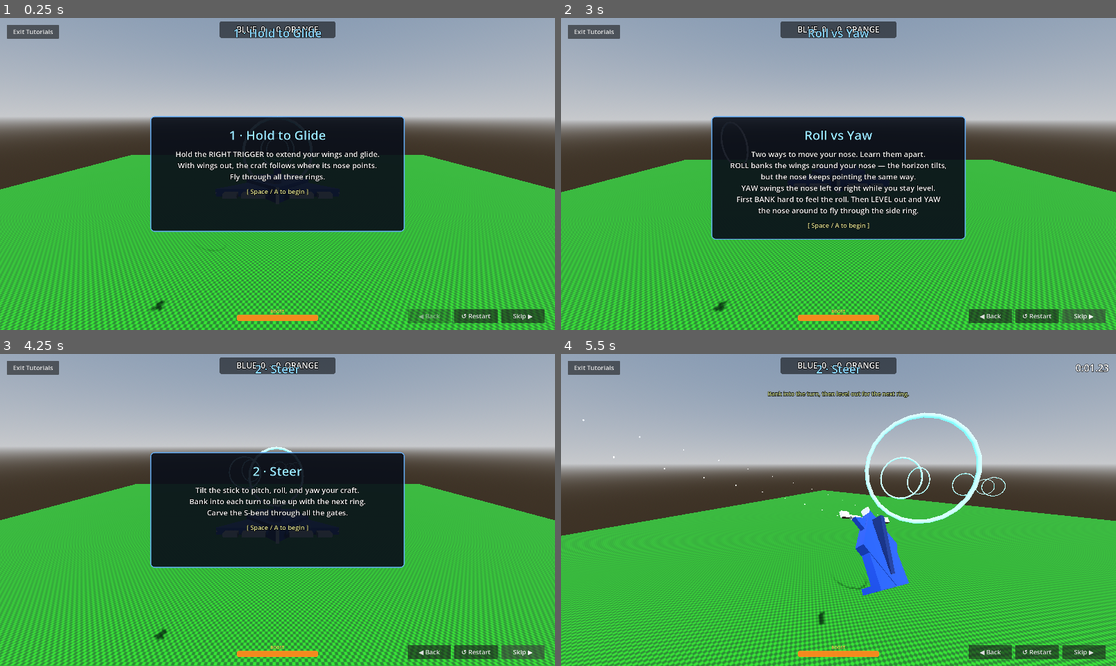
Above: before the commit, frames 1-4 (two rows, left to right).
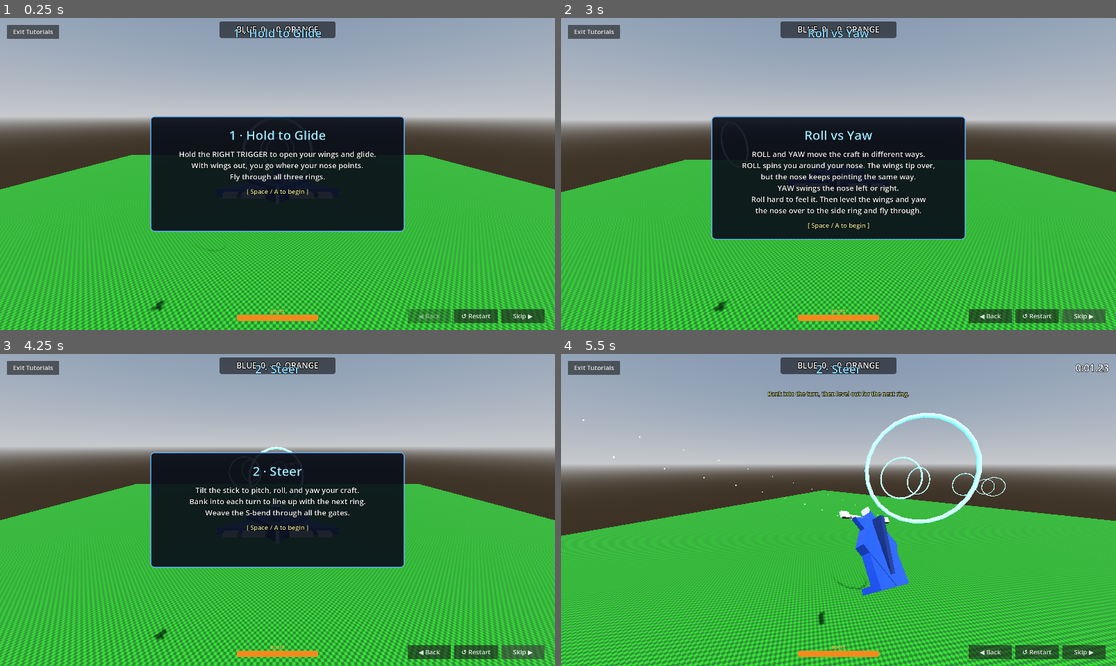
Above: after the commit, the same moments.

Repository: westonkelliher/glider
Game: Godot game, scene res://tutorial/tutorial.tscn
The game is run twice, just before and just after one commit, with the same random seed, the same clock (stepped at 60 frames per second) and the same inputs. This scene is started directly instead of the project's main scene.
Inputs (mouse positions are in pixels of both pictures, inside the frame that each line leads up to):
- Up to frame 1 (0.25 s): no input
- Up to frame 2 (3 s): click "↺ Restart" at 0.5 s; click "↺ Restart" at 1.25 s; click "↺ Restart" at 2 s; click "Skip ▶" at 2.75 s
- Up to frame 3 (4.25 s): click "Skip ▶" at 3.5 s
- Up to frame 4 (5.5 s): tap Enter (ui_accept) at 4.25, 4.52, 5.27 s; move the mouse to (960, 494) at 4.27 s; hold D (move_right) 4.28-5.03 s; hold Right mouse button (boost) 4.28-5.03 s; click (960, 494) at 4.42 s; tap Space (launch) at 4.55, 5.1 s; move the mouse to (810, 510) at 5.02 s; hold W (move_forward) from 5.03 s (still down); right-click (810, 510) at 5.3 s

The runs differ from the first frame. In frame 1, 0.8% of the frame differs, in the area x 31-69%, y 42-49%; in frame 2, 1.8%, in the area x 30-70%, y 42-64%; in frame 3, 0.3%; in frame 4, nothing differs.

Commit message:
Rewrite tutorial text in plain, direct language (less AI-sounding)
Co-Authored-By: Claude Opus 4.8 (1M context) <noreply@anthropic.com>

Diff:
--- a/tutorial/stages/stage_01_grip.gd
+++ b/tutorial/stages/stage_01_grip.gd
@@ -16,8 +16,8 @@
 
 func intro_lines() -> Array[String]:
 	return [
-		"Hold the RIGHT TRIGGER to extend your wings and glide.",
-		"With wings out, the craft follows where its nose points.",
+		"Hold the RIGHT TRIGGER to open your wings and glide.",
+		"With wings out, you go where your nose points.",
 		"Fly through all three rings.",
 	]
 
--- a/tutorial/stages/stage_02_roll_yaw.gd
+++ b/tutorial/stages/stage_02_roll_yaw.gd
@@ -35,12 +35,12 @@
 
 func intro_lines() -> Array[String]:
 	return [
-		"Two ways to move your nose. Learn them apart.",
-		"ROLL banks the wings around your nose — the horizon tilts,",
+		"ROLL and YAW move the craft in different ways.",
+		"ROLL spins you around your nose. The wings tip over,",
 		"but the nose keeps pointing the same way.",
-		"YAW swings the nose left or right while you stay level.",
-		"First BANK hard to feel the roll. Then LEVEL out and YAW",
-		"the nose around to fly through the side ring.",
+		"YAW swings the nose left or right.",
+		"Roll hard to feel it. Then level the wings and yaw",
+		"the nose over to the side ring and fly through.",
 	]
 
 
@@ -71,7 +71,7 @@
 	var nose: Vector3 = -glider.global_transform.basis.z.normalized()
 	glider.velocity = nose * SPEED
 	glider.pot_height = glider.global_position.y + SPEED * SPEED / (2.0 * Glider.G)
-	ui.set_hint("ROLL: tilt the stick to bank your wings. Watch the horizon tip.")
+	ui.set_hint("Roll: tilt the stick. The craft spins around its nose.")
 
 
 func update(_delta: float) -> void:
@@ -84,13 +84,13 @@
 		Phase.ROLL:
 			if bank >= ROLL_TARGET_DEG:
 				_phase = Phase.LEVEL
-				ui.set_hint("Good bank! Now LEVEL the wings out (horizon flat).")
+				ui.set_hint("Good roll! Now level the wings out.")
 				_update_objective()
 		Phase.LEVEL:
 			if bank <= LEVEL_DEG:
 				_phase = Phase.YAW
 				_goal.set_color(Color(0.25, 0.8, 1.0))
-				ui.set_hint("YAW: swing the nose toward the side ring and fly through it.")
+				ui.set_hint("Yaw: swing the nose to the side ring and fly through.")
 				_update_objective()
 		Phase.YAW:
 			if _passed:
@@ -111,7 +111,7 @@
 func _update_objective() -> void:
 	match _phase:
 		Phase.ROLL:
-			ui.set_objective("1. BANK past %d°  (roll the wings)" % int(ROLL_TARGET_DEG))
+			ui.set_objective("1. ROLL past %d°" % int(ROLL_TARGET_DEG))
 		Phase.LEVEL:
 			ui.set_objective("2. LEVEL the wings  (under %d°)" % int(LEVEL_DEG))
 		Phase.YAW:
--- a/tutorial/stages/stage_02_steer.gd
+++ b/tutorial/stages/stage_02_steer.gd
@@ -19,7 +19,7 @@
 	return [
 		"Tilt the stick to pitch, roll, and yaw your craft.",
 		"Bank into each turn to line up with the next ring.",
-		"Carve the S-bend through all the gates.",
+		"Weave the S-bend through all the gates.",
 	]
 
 
--- a/tutorial/stages/stage_03_energy.gd
+++ b/tutorial/stages/stage_03_energy.gd
@@ -17,9 +17,9 @@
 
 func intro_lines() -> Array[String]:
 	return [
-		"Altitude is speed in disguise.",
+		"Altitude turns into speed.",
 		"DIVE into the valley to trade height for speed.",
-		"Then use that speed to CLIMB through the high ring beyond.",
+		"Then use that speed to climb through the high ring.",
 	]
 
 
@@ -62,7 +62,7 @@
 	if not _dive_done:
 		if _speed >= DIVE_SPEED_TARGET:
 			_dive_done = true
-			ui.set_hint("Now pull up — that speed becomes altitude.")
+			ui.set_hint("Now pull up and turn that speed back into height.")
 		# Floor guard: only bites before the dive earns its speed.
 		elif glider.global_position.y < 4.0:
 			failed.emit("hit the ground before building speed")
@@ -78,6 +78,6 @@
 
 func _update_objective() -> void:
 	if not _dive_done:
-		ui.set_objective("① Dive — reach %d m/s (now %d)" % [int(DIVE_SPEED_TARGET), int(_speed)])
+		ui.set_objective("① Dive to %d m/s (now %d)" % [int(DIVE_SPEED_TARGET), int(_speed)])
 	else:
 		ui.set_objective("② Climb through the high ring")
--- a/tutorial/stages/stage_04_drift.gd
+++ b/tutorial/stages/stage_04_drift.gd
@@ -22,12 +22,12 @@
 
 func intro_lines() -> Array[String]:
 	return [
-		"The RIGHT TRIGGER is your main control. Hold it = wings out = GRIP.",
-		"Let it GO and the handbrake bites: wings retract and you DRIFT,",
-		"sliding with your momentum while the nose snaps around fast.",
-		"RELEASE the right trigger mid-turn to drift the nose around,",
-		"then squeeze it again to launch out.",
-		"Round the pylon through this tight hairpin and hit the exit ring.",
+		"The RIGHT TRIGGER is your main control. Hold it for wings out, GRIP.",
+		"Let it go and the wings retract. Now you DRIFT,",
+		"sliding along your momentum while the nose swings around fast.",
+		"Let go of the right trigger mid-turn to swing the nose around,",
+		"then squeeze it again to shoot out.",
+		"Round the pylon through the tight hairpin and hit the exit ring.",
 	]
 
 
@@ -75,7 +75,7 @@
 	var nose: Vector3 = -glider.global_transform.basis.z.normalized()
 	glider.velocity = nose * SPEED
 	glider.pot_height = glider.global_position.y + SPEED * SPEED / (2.0 * Glider.G)
-	ui.set_hint("Hold trigger to grip in. LET GO mid-turn to drift the nose around, then squeeze to shoot out.")
+	ui.set_hint("Hold trigger to grip. Let go mid-turn to swing the nose around, then squeeze to shoot out.")
 
 
 func update(_delta: float) -> void:
--- a/tutorial/stages/stage_05_boost.gd
+++ b/tutorial/stages/stage_05_boost.gd
@@ -41,10 +41,10 @@
 
 func intro_lines() -> Array[String]:
 	return [
-		"BOOST (hold it) fires your thrusters — but the tank is limited.",
-		"The rings climb uphill; you start slow and can't coast up.",
-		"Hit BOOST to build speed, then ride that momentum over the top.",
-		"Watch the boost meter — it's just enough for one good burst.",
+		"Hold BOOST to fire your thrusters. The tank runs out.",
+		"The rings climb uphill and you start slow, so you can't coast up.",
+		"Boost to build speed, then ride it over the top.",
+		"Watch the boost meter. You get about one good burst.",
 	]
 
 
@@ -91,7 +91,7 @@
 		return
 	var speed: float = glider.velocity.length()
 	if speed < SLOW_SPEED and not Input.is_action_pressed("boost"):
-		ui.set_hint("Speed's dropping — BOOST!")
+		ui.set_hint("Speed's dropping. Boost!")
 	else:
 		ui.set_hint("Carry your speed up and through the rings.")
 
@@ -109,4 +109,4 @@
 
 
 func _update_objective() -> void:
-	ui.set_objective("Gates: %d / %d  —  reach the finish, hold BOOST" % [_passed, _gates.size()])
+	ui.set_objective("Gates: %d / %d.  Reach the finish, hold BOOST" % [_passed, _gates.size()])
--- a/tutorial/stages/stage_06_brake.gd
+++ b/tutorial/stages/stage_06_brake.gd
@@ -32,7 +32,7 @@
 
 func intro_lines() -> Array[String]:
 	return [
-		"Pull the LEFT TRIGGER to brake hard — it bleeds off speed fast.",
+		"Pull the LEFT TRIGGER to brake hard. It kills your speed fast.",
 		"Fly into the box ahead, then brake to a near-stop.",
 		"Hold still inside the box to finish.",
 	]
@@ -83,7 +83,7 @@
 	# Only bail if they sail well past the box still carrying speed (press R to
 	# retry); a gentle drift past is fine.
 	if glider.global_position.z < BOX_Z - _box_size.z and speed > STOP_SPEED:
-		failed.emit("overshot — brake earlier")
+		failed.emit("overshot, brake earlier")
 	elif glider.global_position.y < 2.0:
 		failed.emit("hit the ground")
 
--- a/tutorial/stages/stage_07_ballcam.gd
+++ b/tutorial/stages/stage_07_ballcam.gd
@@ -26,9 +26,9 @@
 
 func intro_lines() -> Array[String]:
 	return [
-		"Meet the ball. To play, you need to keep your eye on it.",
-		"Press Y (▲) to lock the camera onto the ball — press again to release.",
-		"Engage ball-cam and keep it on while you fly around the ball.",
+		"Here's the ball. To play, you have to keep your eye on it.",
+		"Press Y (▲) to lock the camera onto the ball. Press again to release.",
+		"Turn on ball-cam and keep it on while you fly around the ball.",
 	]
 
 
@@ -64,11 +64,11 @@
 		_engaged = true
 		_hold += delta
 		var left: float = maxf(0.0, HOLD_NEEDED - _hold)
-		ui.set_objective("Ball-cam locked — keep flying (%.1fs)" % left)
-		ui.set_hint("Notice the camera keeps the ball in view as you turn.")
+		ui.set_objective("Ball-cam locked, keep flying (%.1fs)" % left)
+		ui.set_hint("The camera keeps the ball in view as you turn.")
 		if _hold >= HOLD_NEEDED:
 			completed.emit()
 	else:
 		if _engaged:
-			ui.set_hint("Ball-cam off — press Y (▲) to re-engage.")
+			ui.set_hint("Ball-cam off. Press Y (▲) to turn it back on.")
 		ui.set_objective("Press Y (▲) to lock the camera onto the ball.")
--- a/tutorial/stages/stage_08_dribble.gd
+++ b/tutorial/stages/stage_08_dribble.gd
@@ -27,7 +27,7 @@
 func intro_lines() -> Array[String]:
 	return [
 		"Now move the ball with control.",
-		"Approach gently and nudge it — a full-speed smash will overshoot.",
+		"Come in slow and nudge it. A full-speed smash overshoots.",
 		"Dribble the ball into the green ring.",
 	]
 
--- a/tutorial/stages/stage_09_score.gd
+++ b/tutorial/stages/stage_09_score.gd
@@ -26,7 +26,7 @@
 
 func intro_lines() -> Array[String]:
 	return [
-		"The big finish — put it all together.",
+		"Last one. Put it all together.",
 		"Dive for speed, line up with ball-cam, and smash it into the goal.",
 	]
 
